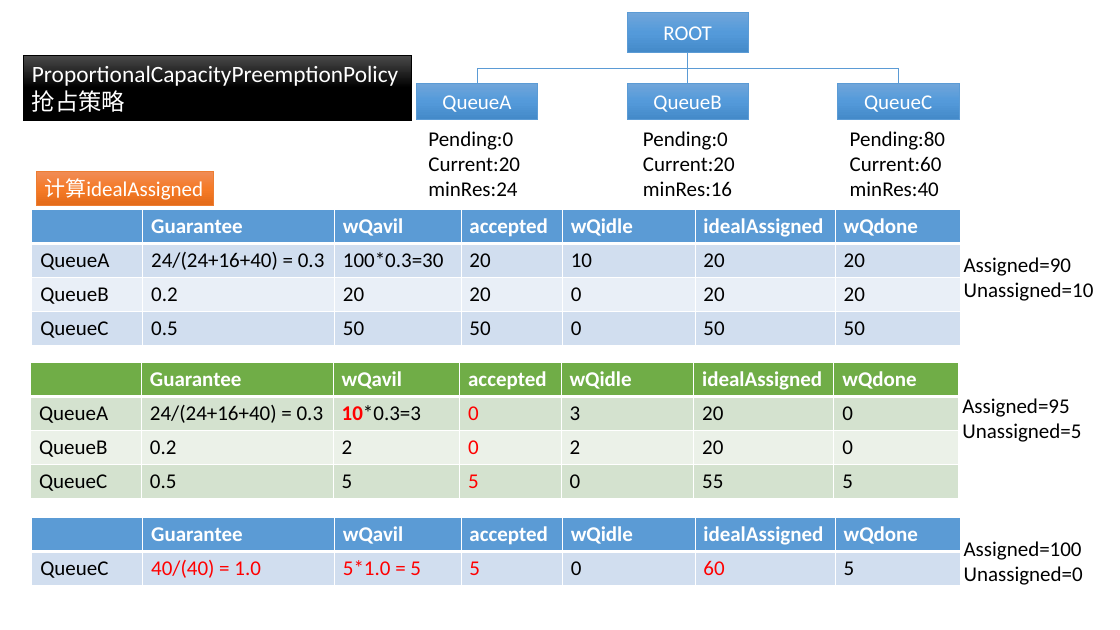
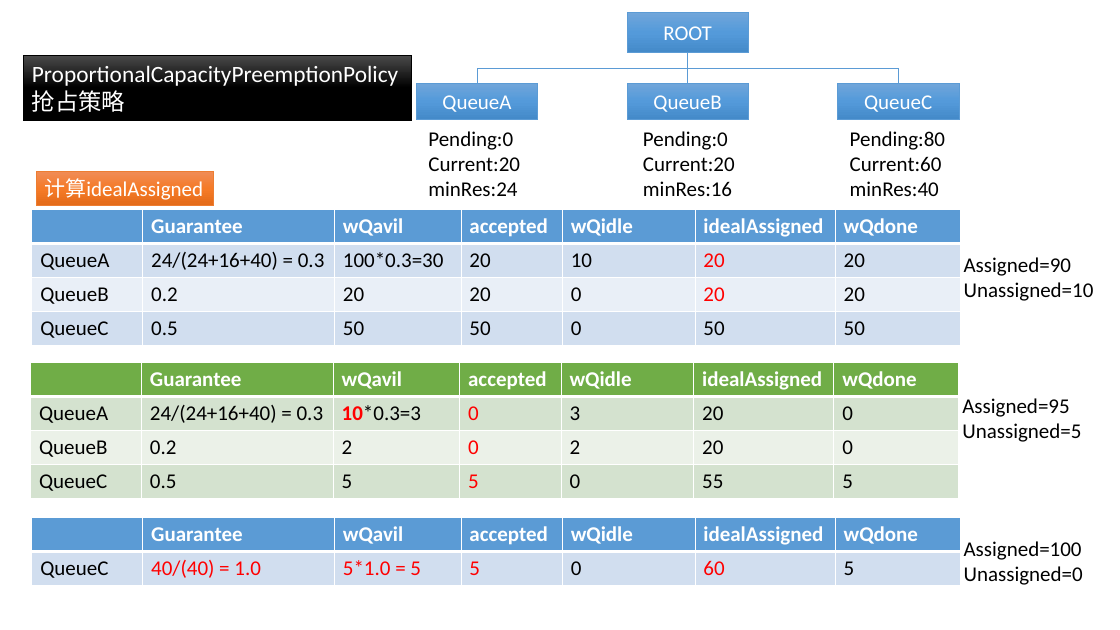
Before and after one commit to loull521/hadoop-yarn-src-read, a slide deck: slide 27 of ppt/Hadoop_2.4.1_YARN_source_code_read.pptx (slide 26 before the commit). Drawn at 1120x630 pixels with LibreOffice and Linux fonts; fonts in the diff are those of the drawing. Boxes give left, top, right and bottom in pixels: in the first picture for what was removed or moved away, otherwise in the second. Text is boxed around its words. In the diff, an @@ line names an element or a change of style, - is before the commit and + after.

```diff
--- a/ppt/Hadoop_2.4.1_YARN_source_code_read.pptx
+++ b/ppt/Hadoop_2.4.1_YARN_source_code_read.pptx
@@ table at [32,209,961,345] @@
@@ text colour #000000 to #FF0000 in "20", "20" @@
```
Also in this commit, not shown: 16 other slides changed, 4 slides added, 1 slide removed, 5 other files.
